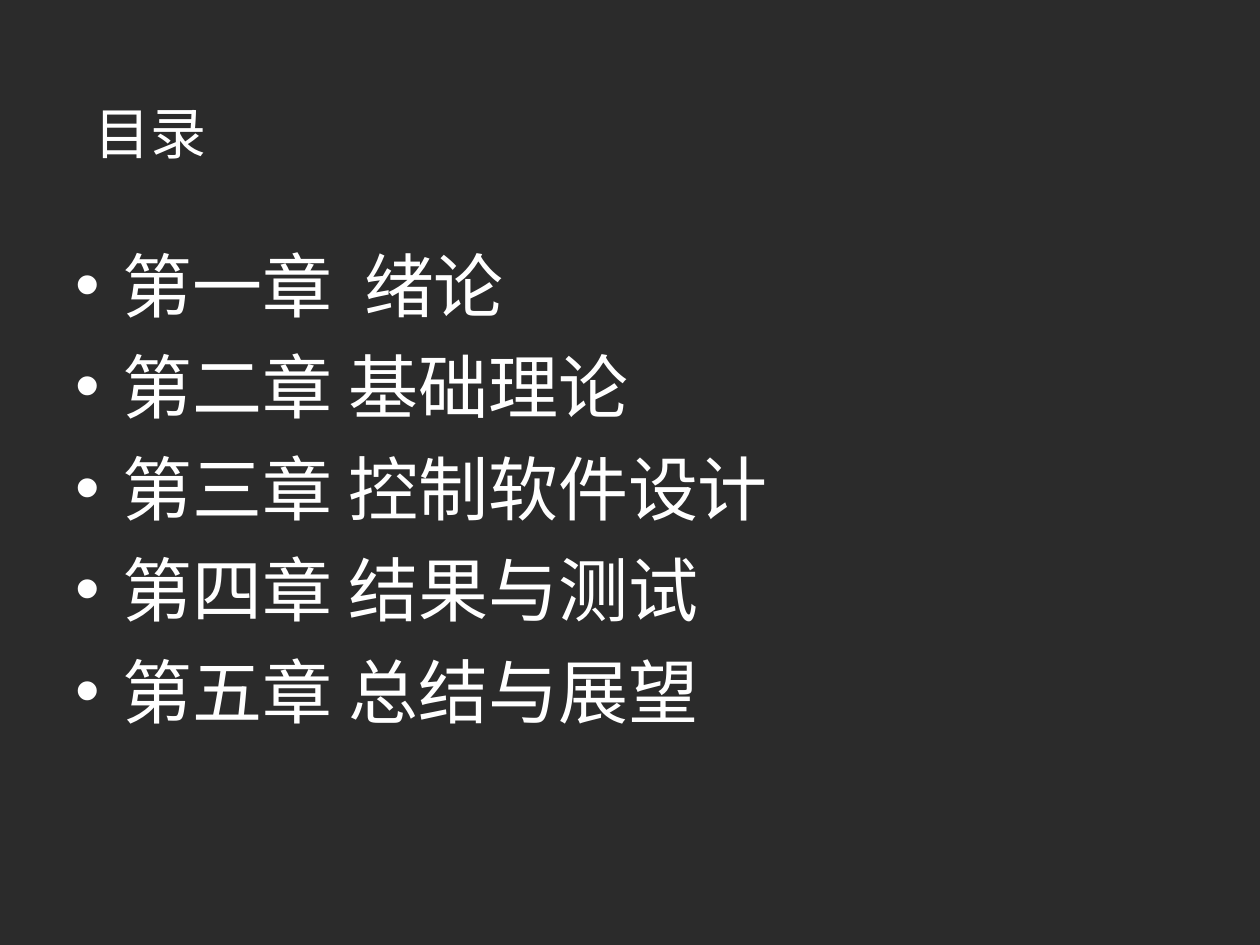
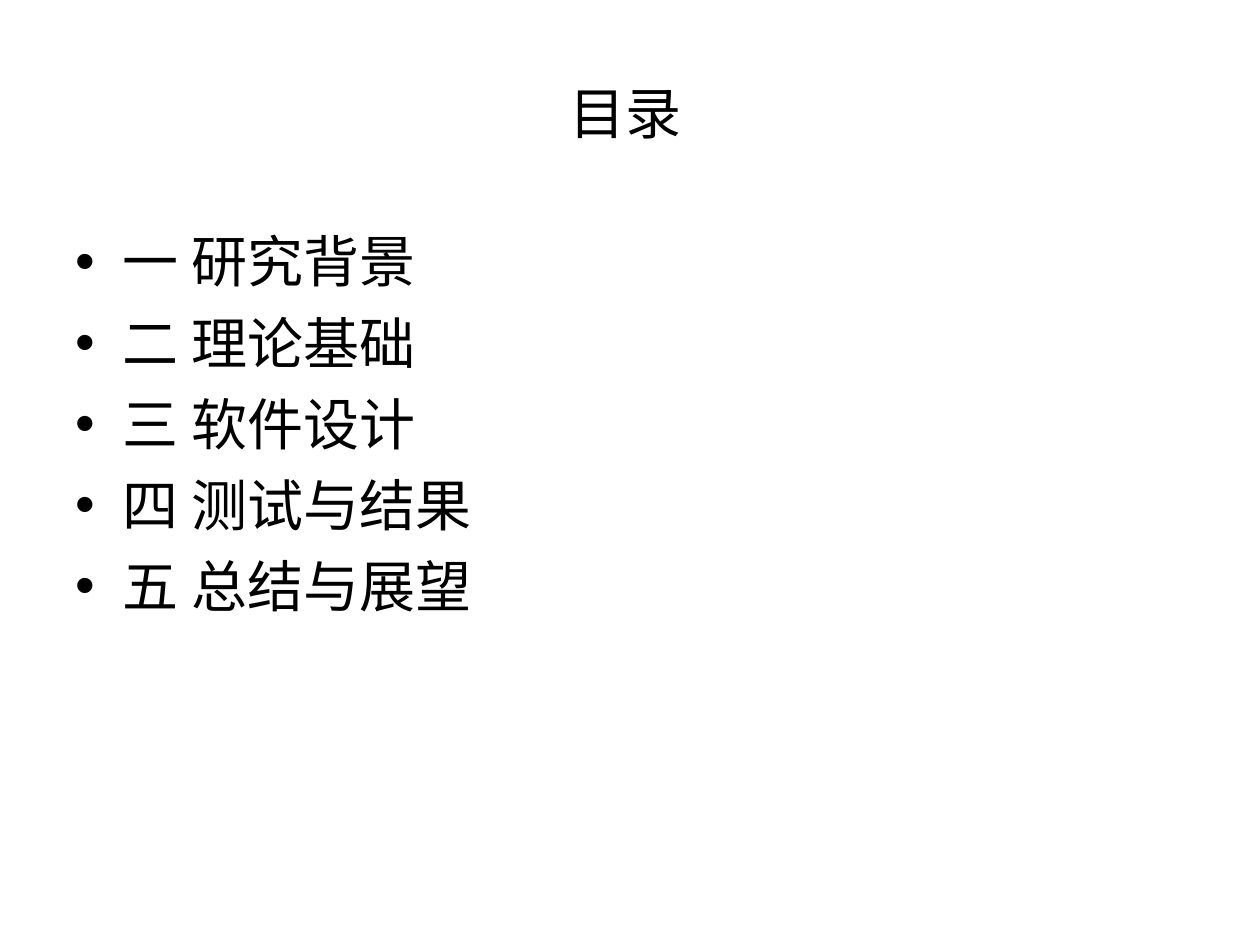
Before and after one commit to aihes/PylonCamera, a slide deck: slide 2 of paper/激光散斑系统CCD相机数据采集控制软件设计.ppt. Drawn at 1260x945 pixels with LibreOffice and Linux fonts; fonts in the diff are those of the drawing; background and template pictures are left out; a plain dark background stands for a picture behind light text. Boxes give left, top, right and bottom in pixels: in the first picture for what was removed or moved away, otherwise in the second. Text is boxed around its words. In the diff, an @@ line names an element or a change of style, - is before the commit and + after.

```diff
--- a/paper/激光散斑系统CCD相机数据采集控制软件设计.ppt
+++ b/paper/激光散斑系统CCD相机数据采集控制软件设计.ppt
@@ background picture (left out) to #FFFFFF @@
@@ title "目录": place and size @@
-title "目录" at [94, 110, 206, 159]
+title "目录" at [569, 90, 681, 139]
@@ title "目录" at [569, 90, 681, 139]: font Montserrat to Arial, text colour #FFFFFF to #000000; alignment left to centre @@
@@ text at [123, 234, 471, 612]: text changed; size 40 to 32 pt; text colour #FFFFFF to #000000 @@
-• 第一章 绪论
-• 第二章 基础理论
-• 第三章 控制软件设计
-• 第四章 结果与测试
-• 第五章 总结与展望
+• 一 研究背景
+• 二 理论基础
+• 三 软件设计
+• 四 测试与结果
+• 五 总结与展望
```
Also in this commit, not shown: 12 other slides changed, 10 slides added, 4 slides removed, 7 other files.
